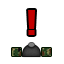
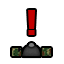
Layer changes from the first (64, 64) image to the second:
painted on "Layer 2" over [11, 42, 41, 58]
removed layer "Layer 1" over [11, 47, 22, 57]
removed layer "Ellipse 2" over [28, 42, 35, 46]
removed layer "Ellipse 1" over [21, 44, 41, 58]
